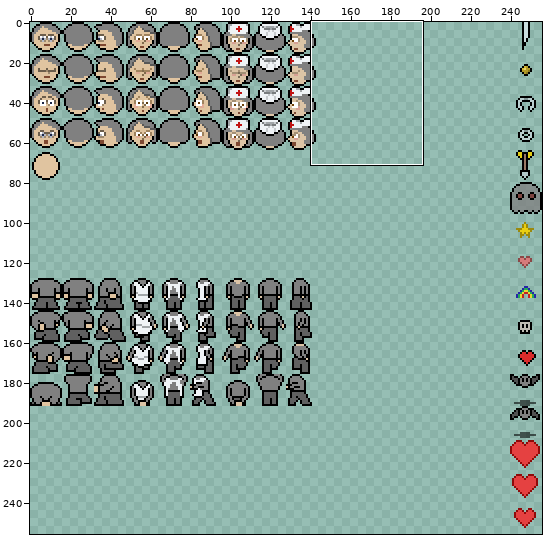
One commit to this sprite sheet: src/data/tilesheet/003-hero.png. Above, an overview of the earlier version with the close-up marked.
Close-up. Before:
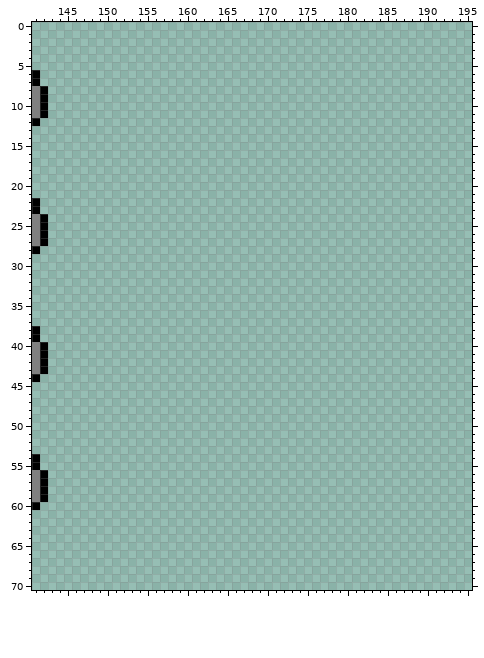
The file is 256x256 pixels. Shown: x 141..195, y 0..70.
And afterwards:
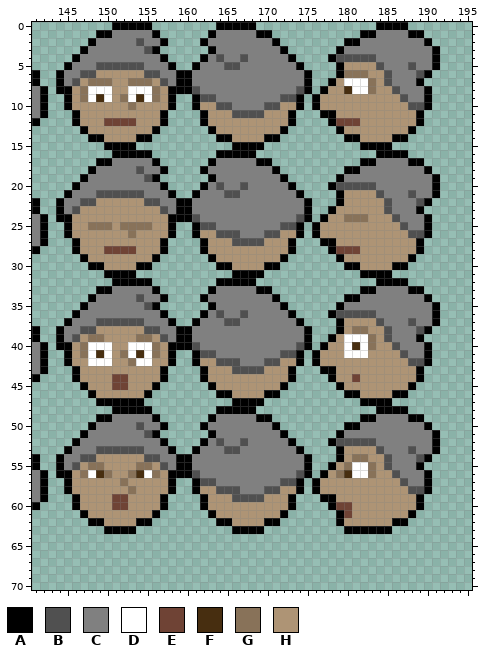
Palette (. is transparent): A #000000  B #505050  C #808080  D #ffffff  E #6f4335  F #472e10  G #887259  H #ae9475
Commit: archer graphics
Diff:
y 0: x 151..155 ..... -> AAAAA; x 164..168 ..... -> AAAAA; x 184..187 .... -> AAAA
y 1: x 149..156 ........ -> AACCCCCA; x 163..170 ........ -> ACCCCCAA; x 182..189 ........ -> AACCCCAA
y 2: x 148..157 .......... -> ACCCCCBCCA; x 162..171 .......... -> ACCCCCCCCA; x 180..190 ........... -> AACCCCCCCCA
y 3: x 147..156 .......... -> ACCCCCCCBA; x 163..172 .......... -> ACCCCCCCCA; x 179..191 ............. -> ACCCCCCCCCCCA
y 4: x 146..157 ............ -> ACCCCCCCCCCA; x 162..173 ............ -> ACBCCBCCCCCA; x 178..191 .............. -> ABBBBBCCCCCCCA
y 5: x 145..158 .............. -> ACCCBBBBBBCCCA; x 161..174 .............. -> ACCCBBCCCCCCCA; x 179..191 ............. -> AHHHHBCCCBCCA
y 6: x 144..175 ................................ -> ACCBBHHHHHHBBCCAACCCCCCCCCCCCCCA; x 179..190 ............ -> AGGGHHBCCCBA
y 7: x 144..175 ................................ -> ACBHGGGHHGGGHBCAACCCCCCCCCCCCCCA; x 178..189 ............ -> AHDDDGHBCCCA
y 8: x 144..175 ................................ -> AAHGDDDHHDDDGHAAABCCCCCCCCCCCCBA; x 177..190 .............. -> AHHFDDGHHBCCCA
y 9: x 145..158 .............. -> AHGDFDHGDFDGHA; x 161..174 .............. -> ABBCCCCCCCCBBA; x 176..190 ............... -> AHHHHHHHHHHBCCA
y 10: x 145..158 .............. -> AHHHHHHHGHHHHA; x 161..174 .............. -> AHHBBCCCCBBHHA; x 176..190 ............... -> AHHHHHHHHHHHBBA
y 11: x 146..157 ............ -> AHHHHHHHHHHA; x 162..173 ............ -> AHHHBBBBHHHA; x 177..189 ............. -> AAHHHHHHHHHHA
y 12: x 146..157 ............ -> AHHHEEEEHHHA; x 162..173 ............ -> AHHHHHHHHHHA; x 178..189 ............ -> AEEEHHHHHHHA
y 13: x 147..156 .......... -> AHHHHHHHHA; x 163..172 .......... -> AHHHHHHHHA; x 179..188 .......... -> AHHHHHHHHA
y 14: x 148..155 ........ -> AAHHHHAA; x 164..171 ........ -> AAHHHHAA; x 180..187 ........ -> AAHHHHAA
y 15: x 150..153 .... -> AAAA; x 166..169 .... -> AAAA; x 182..185 .... -> AAAA
y 16: x 151..155 ..... -> AAAAA; x 164..168 ..... -> AAAAA; x 184..187 .... -> AAAA
y 17: x 149..156 ........ -> AACCCCCA; x 163..170 ........ -> ACCCCCAA; x 182..189 ........ -> AACCCCAA
y 18: x 148..157 .......... -> ACCCCCBCCA; x 162..171 .......... -> ACCCCCCCCA; x 180..190 ........... -> AACCCCCCCCA
y 19: x 147..156 .......... -> ACCCCCCCBA; x 163..172 .......... -> ACCCCCCCCA; x 179..191 ............. -> ACCCCCCCCCCCA
y 20: x 146..157 ............ -> ACCCCCCCCCCA; x 162..173 ............ -> ACBCCBCCCCCA; x 178..191 .............. -> ABBBBBCCCCCCCA
y 21: x 145..158 .............. -> ACCCBBBBBBCCCA; x 161..174 .............. -> ACCCBBCCCCCCCA; x 179..191 ............. -> AHHHHBCCCBCCA
y 22: x 144..175 ................................ -> ACCBBHHHHHHBBCCAACCCCCCCCCCCCCCA; x 179..190 ............ -> AHHHHHBCCCBA
y 23: x 144..175 ................................ -> ACBHHHHHHHHHHBCAACCCCCCCCCCCCCCA; x 178..189 ............ -> AHHHHHHBCCCA
y 24: x 144..175 ................................ -> AAHHHHHHHHHHHHAAABCCCCCCCCCCCCBA; x 177..190 .............. -> AHHGGGHHHBCCCA
y 25: x 145..158 .............. -> AHHGGGHGGGGHHA; x 161..174 .............. -> ABBCCCCCCCCBBA; x 176..190 ............... -> AHHHHHHHHHHBCCA
y 26: x 145..158 .............. -> AHHHHHHHGHHHHA; x 161..174 .............. -> AHHBBBCCCBBHHA; x 176..190 ............... -> AHHHHHHHHHHHBBA
y 27: x 146..157 ............ -> AHHHHHHHHHHA; x 162..173 ............ -> AHHHBBBBHHHA; x 177..189 ............. -> AAHHHHHHHHHHA
y 28: x 146..157 ............ -> AHHHEEEEHHHA; x 162..173 ............ -> AHHHHHHHHHHA; x 178..189 ............ -> AEEEHHHHHHHA
y 29: x 147..156 .......... -> AHHHHHHHHA; x 163..172 .......... -> AHHHHHHHHA; x 179..188 .......... -> AHHHHHHHHA
y 30: x 148..155 ........ -> AAHHHHAA; x 164..171 ........ -> AAHHHHAA; x 180..187 ........ -> AAHHHHAA
y 31: x 150..153 .... -> AAAA; x 166..169 .... -> AAAA; x 182..185 .... -> AAAA
y 32: x 151..155 ..... -> AAAAA; x 164..168 ..... -> AAAAA; x 184..187 .... -> AAAA
y 33: x 149..156 ........ -> AACCCCCA; x 163..170 ........ -> ACCCCCAA; x 182..189 ........ -> AACCCCAA
y 34: x 148..157 .......... -> ACCCCCBCCA; x 162..171 .......... -> ACCCCCCCCA; x 180..190 ........... -> AACCCCCCCCA
y 35: x 147..156 .......... -> ACCCCCCCBA; x 163..172 .......... -> ACCCCCCCCA; x 179..191 ............. -> ACCCCCCCCCCCA
y 36: x 146..157 ............ -> ACCCCCCCCCCA; x 162..173 ............ -> ACBCCBCCCCCA; x 178..191 .............. -> ABBBBBCCCCCCCA
y 37: x 145..158 .............. -> ACCCBBBBBBCCCA; x 161..174 .............. -> ACCCBBCCCCCCCA; x 179..191 ............. -> AHHHHBCCCBCCA
y 38: x 144..175 ................................ -> ACCBBHHHHHHBBCCAACCCCCCCCCCCCCCA; x 179..190 ............ -> AHGGHHBCCCBA
y 39: x 144..175 ................................ -> ACBHGGHHHHGGHBCAACCCCCCCCCCCCCCA; x 178..189 ............ -> AHDDDGHBCCCA
y 40: x 144..175 ................................ -> AAHGDDDHHDDDGHAAABCCCCCCCCCCCCBA; x 177..190 .............. -> AHHDFDGHHBCCCA
y 41: x 145..158 .............. -> AHGDFDHGDFDGHA; x 161..174 .............. -> ABBCCCCCCCCBBA; x 176..190 ............... -> AHHHDDDHHHHBCCA
y 42: x 145..158 .............. -> AHHDDDHHGDDHHA; x 161..174 .............. -> AHHBBBCCCBBHHA; x 176..190 ............... -> AHHHHHHHHHHHBBA
y 43: x 146..157 ............ -> AHHHHHHHHHHA; x 162..173 ............ -> AHHHBBBBHHHA; x 177..189 ............. -> AAHHHHHHHHHHA
y 44: x 146..157 ............ -> AHHHHEEHHHHA; x 162..173 ............ -> AHHHHHHHHHHA; x 178..189 ............ -> AHHEHHHHHHHA
y 45: x 147..156 .......... -> AHHHEEHHHA; x 163..172 .......... -> AHHHHHHHHA; x 179..188 .......... -> AHHHHHHHHA
y 46: x 148..155 ........ -> AHHHHHHA; x 164..171 ........ -> AAHHHHAA; x 180..187 ........ -> AAHHHHAA
y 47: x 149..154 ...... -> AAAAAA; x 166..169 .... -> AAAA; x 182..185 .... -> AAAA
y 48: x 151..155 ..... -> AAAAA; x 164..168 ..... -> AAAAA; x 184..187 .... -> AAAA
y 49: x 149..156 ........ -> AACCCCCA; x 163..170 ........ -> ACCCCCAA; x 182..189 ........ -> AACCCCAA
y 50: x 148..157 .......... -> ACCCCCBCCA; x 162..171 .......... -> ACCCCCCCCA; x 180..190 ........... -> AACCCCCCCCA
y 51: x 147..156 .......... -> ACCCCCCCBA; x 163..172 .......... -> ACCCCCCCCA; x 179..191 ............. -> ACCCCCCCCCCCA
y 52: x 146..157 ............ -> ACCCCCCCCCCA; x 162..173 ............ -> ACBCCBCCCCCA; x 178..191 .............. -> ABBBBBCCCCCCCA
y 53: x 145..158 .............. -> ACCCBBBBBBCCCA; x 161..174 .............. -> ACCCBBCCCCCCCA; x 179..191 ............. -> AHHHHBCCCBCCA
y 54: x 144..175 ................................ -> ACCBBHHHHHHBBCCAACCCCCCCCCCCCCCA; x 179..190 ............ -> AHGGHHBCCCBA
y 55: x 144..175 ................................ -> ACBHGGHHHHGGHBCAACCCCCCCCCCCCCCA; x 178..189 ............ -> AHGDDGHBCCCA
y 56: x 144..175 ................................ -> AAHGDFGHHGFDGHAAABCCCCCCCCCCCCBA; x 177..190 .............. -> AHGFDDGHHBCCCA
y 57: x 145..158 .............. -> AHHHHHHGHHHHHA; x 161..174 .............. -> ABBCCCCCCCCBBA; x 176..190 ............... -> AHHHHHHHHHHBCCA
y 58: x 145..158 .............. -> AHHHHHHHGHHHHA; x 161..174 .............. -> AHHBBBCCCBBHHA; x 176..190 ............... -> AHHHHHHHHHHHBBA
y 59: x 146..157 ............ -> AHHHHEEHHHHA; x 162..173 ............ -> AHHHBBBBHHHA; x 177..189 ............. -> AAHHHHHHHHHHA
y 60: x 146..157 ............ -> AHHHHEEHHHHA; x 162..173 ............ -> AHHHHHHHHHHA; x 178..189 ............ -> AEEHHHHHHHHA
y 61: x 147..156 .......... -> AHHHHHHHHA; x 163..172 .......... -> AHHHHHHHHA; x 179..188 .......... -> AEHHHHHHHA
y 62: x 148..155 ........ -> AAHHHHAA; x 164..171 ........ -> AAHHHHAA; x 179..187 ......... -> AHHHHHHAA
y 63: x 150..153 .... -> AAAA; x 166..169 .... -> AAAA; x 180..185 ...... -> AAAAAA
